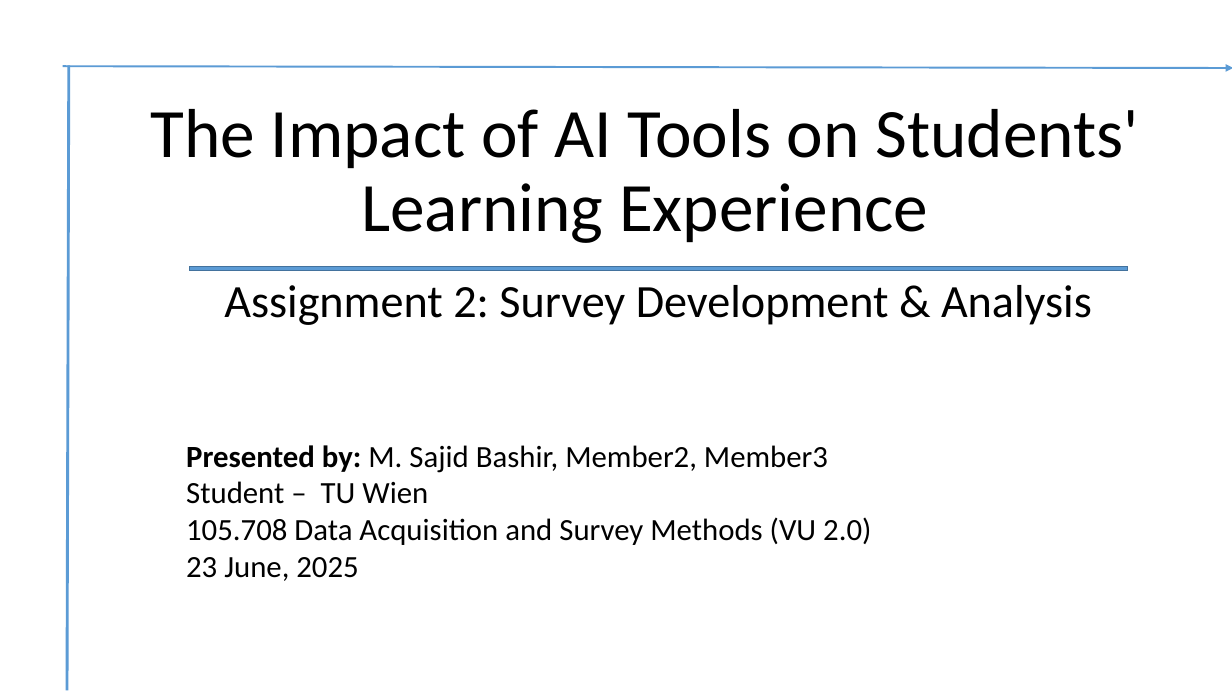
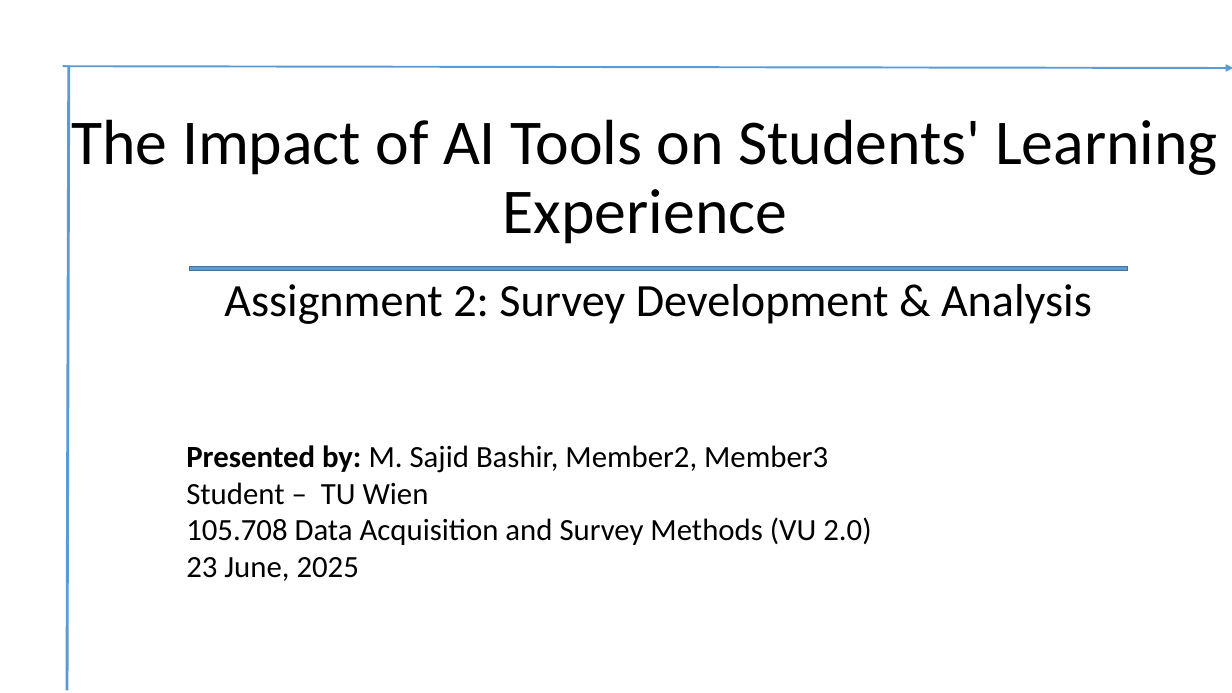
Before and after one commit to TuWienProjects/survey-methods-assignment2-group7, a slide deck: slide 1 of results/Presentaion DA 23-06-2025.pptx. Drawn at 1232x693 pixels with LibreOffice and Linux fonts; fonts in the diff are those of the drawing; background and template pictures are left out. Boxes give left, top, right and bottom in pixels: in the first picture for what was removed or moved away, otherwise in the second. Text is boxed around its words. In the diff, an @@ line names an element or a change of style, - is before the commit and + after.

```diff
--- a/results/Presentaion DA 23-06-2025.pptx
+++ b/results/Presentaion DA 23-06-2025.pptx
@@ title "The Impact of AI Tools ..." at [71, 119, 1218, 244]: size 54 to 49.7 pt @@
```
Also in this commit, not shown: 9 other slides changed, 1 slide added, 1 slide removed.
